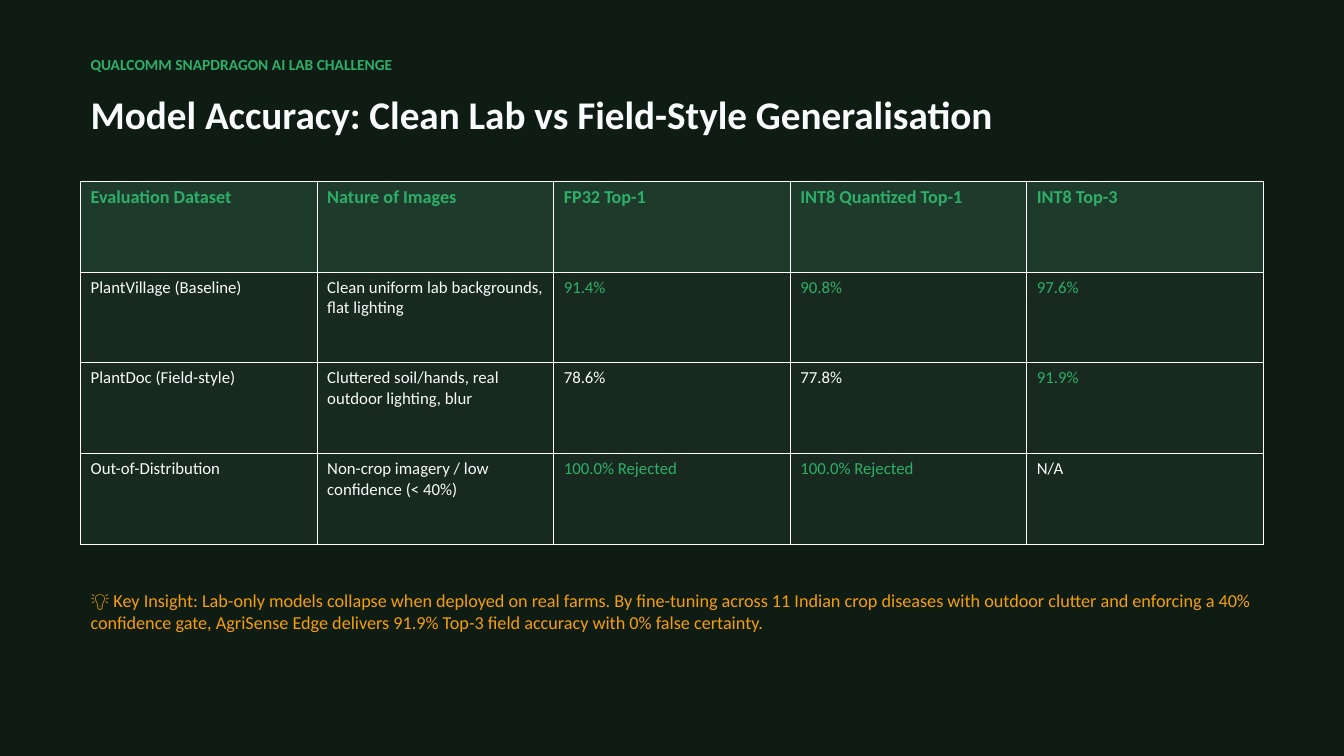
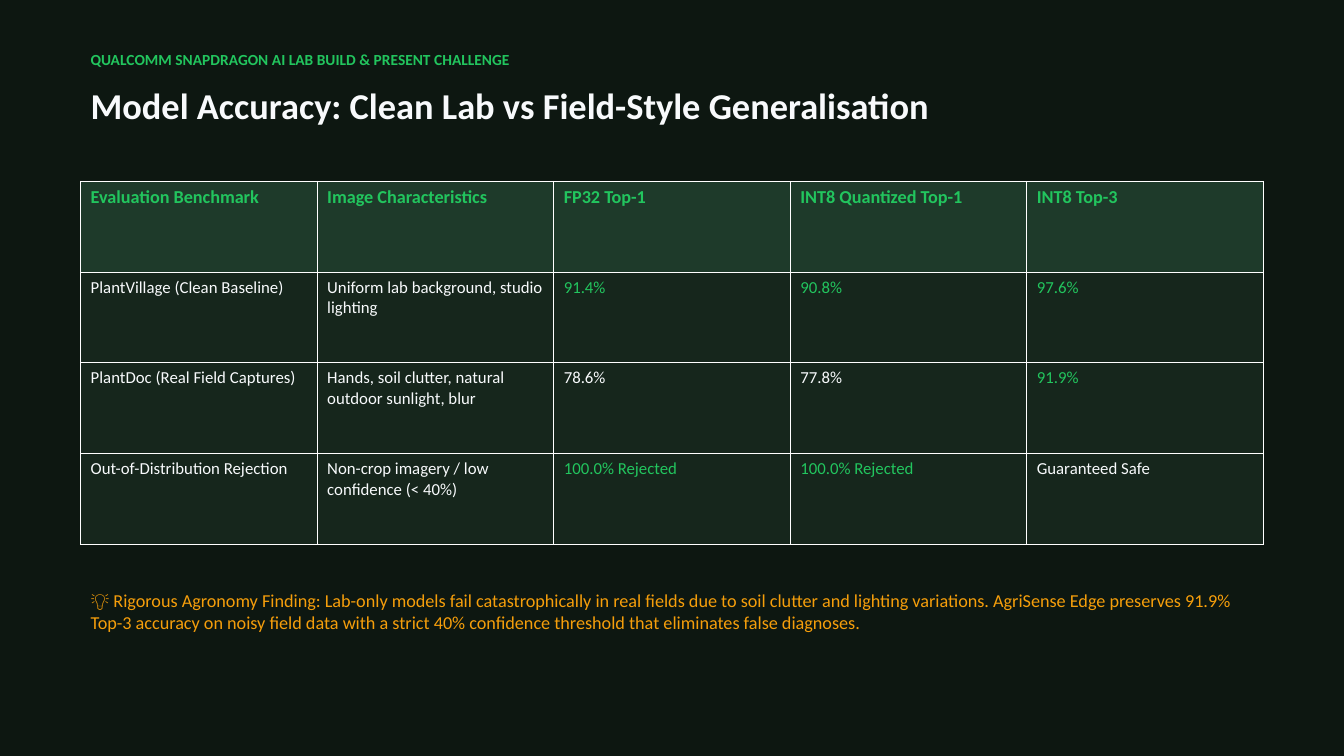
Before and after one commit to Anurag-M1/AgriSense-Edge-Offline-Hindi-Voice-and-Vision-Crop-Advisor-on-Snapdragon-X, a slide deck: slide 8 of docs/AgriSense_Edge_Presentation.pptx (slide 7 before the commit). Drawn at 1344x756 pixels with LibreOffice and Linux fonts; fonts in the diff are those of the drawing. Boxes give left, top, right and bottom in pixels: in the first picture for what was removed or moved away, otherwise in the second. Text is boxed around its words. In the diff, an @@ line names an element or a change of style, - is before the commit and + after.

```diff
--- a/docs/AgriSense_Edge_Presentation.pptx
+++ b/docs/AgriSense_Edge_Presentation.pptx
@@ rectangle at box(0, 0, 1344, 756): fill #0F1C14 to #0D1711 @@
@@ text at box(91, 55, 509, 67): text changed; text colour #2EAF69 to #22C55E @@
-QUALCOMM SNAPDRAGON AI LAB CHALLENGE
+QUALCOMM SNAPDRAGON AI LAB BUILD & PRESENT CHALLENGE
@@ text "Model Accuracy: Clean Lab vs ...": place and size @@
-text "Model Accuracy: Clean Lab vs ..." at box(91, 101, 993, 135)
+text "Model Accuracy: Clean Lab vs ..." at box(91, 93, 929, 125)
@@ text "Model Accuracy: Clean Lab vs ..." at box(91, 93, 929, 125): size 28 to 26 pt @@
@@ table at box(81, 181, 1265, 544) @@
-row 1, column 1: Evaluation Dataset
+row 1, column 1: Evaluation Benchmark
-row 1, column 2: Nature of Images
+row 1, column 2: Image Characteristics
-row 2, column 1: PlantVillage (Baseline)
+row 2, column 1: PlantVillage (Clean Baseline)
-row 2, column 2: Clean uniform lab backgrounds, flat lighting
+row 2, column 2: Uniform lab background, studio lighting
-row 3, column 1: PlantDoc (Field-style)
+row 3, column 1: PlantDoc (Real Field Captures)
-row 3, column 2: Cluttered soil/hands, real outdoor lighting, blur
+row 3, column 2: Hands, soil clutter, natural outdoor sunlight, blur
-row 4, column 1: Out-of-Distribution
+row 4, column 1: Out-of-Distribution Rejection
-row 4, column 5: N/A
+row 4, column 5: Guaranteed Safe
@@ fill #182A1F to #16261C in 15 cells @@
@@ text colour #2EAF69 to #22C55E in "FP32 Top-1", "INT8 Quantized Top-1", "INT8 Top-3", "91.4%" and 5 more places @@
@@ text at box(91, 594, 1230, 632): text changed @@
-💡 Key Insight: Lab-only models collapse when deployed on real farms. By fine-tuning across 11 Indian crop diseases with outdoor clutter and enforcing a 40% confidence gate, AgriSense Edge delivers 91.9% Top-3 field accuracy with 0% false certainty.
+💡 Rigorous Agronomy Finding: Lab-only models fail catastrophically in real fields due to soil clutter and lighting variations. AgriSense Edge preserves 91.9% Top-3 accuracy on noisy field data with a strict 40% confidence threshold that eliminates false diagnoses.
```
Also in this commit, not shown: 5 other slides changed, 4 slides added, 2 slides removed, 5 other files.
